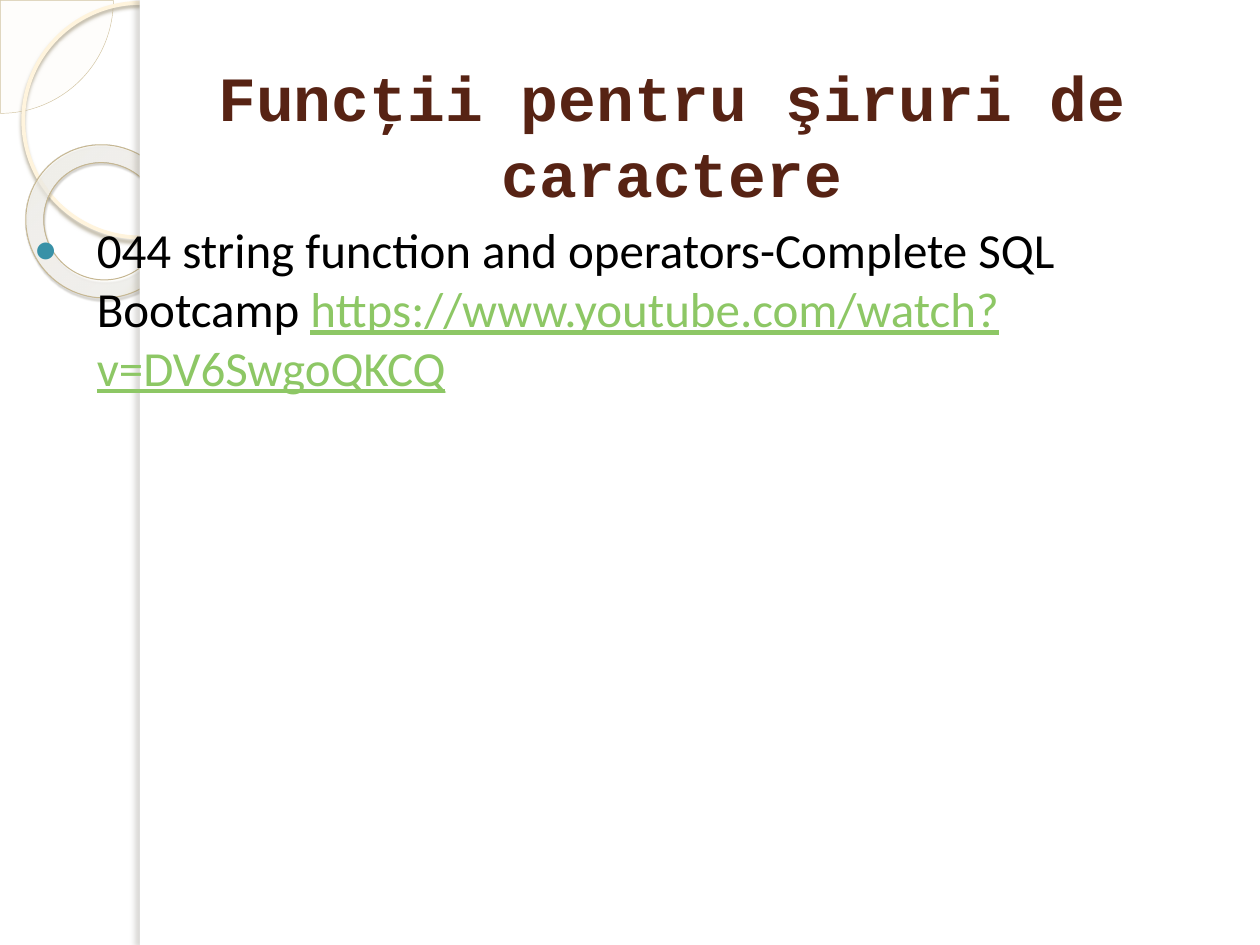
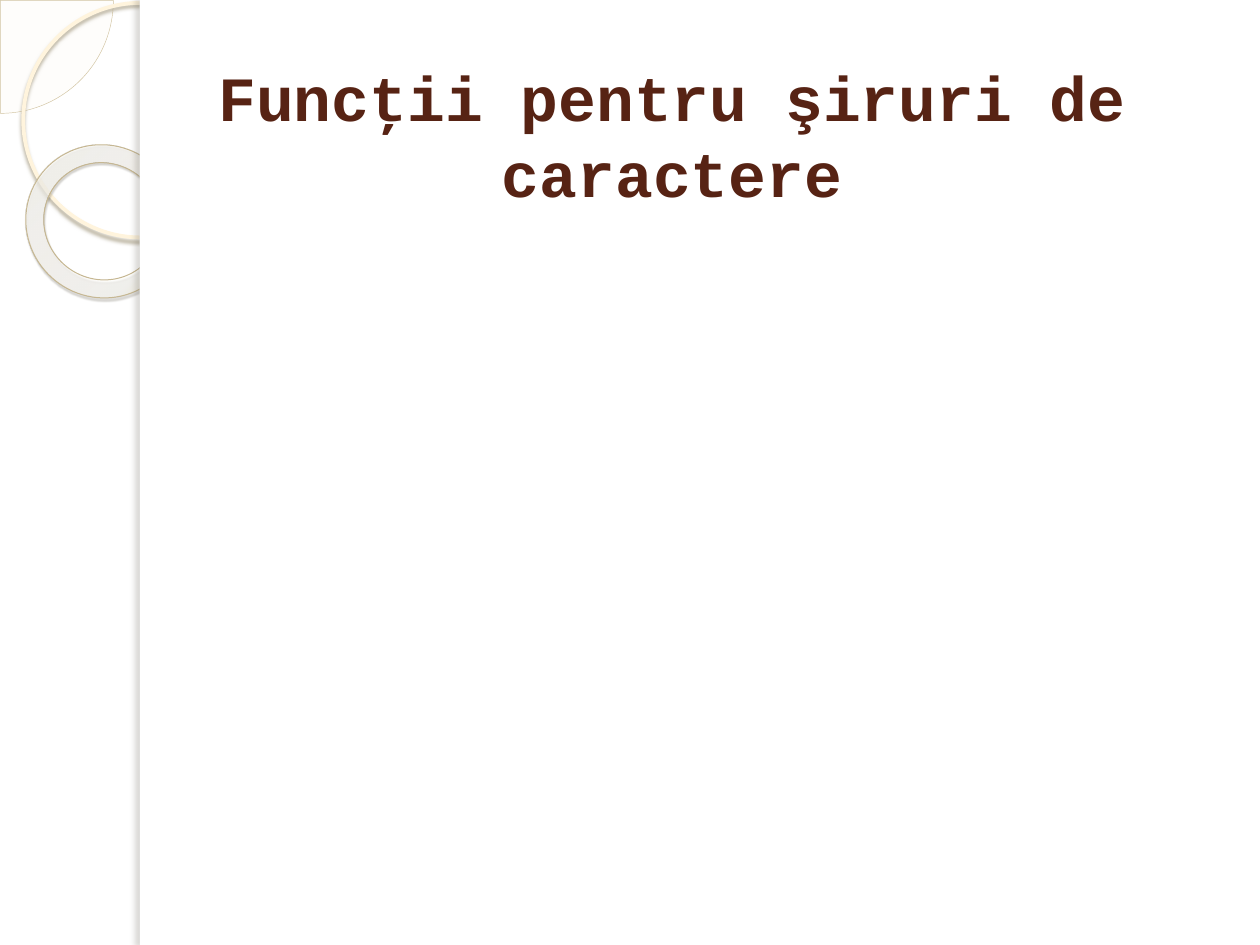
Before and after one commit to marinfotache/Baze-de-date-I, a slide deck: slide 11 of 11-13_SQL_Interogari - elemente de baza/12_SQL3_SELECT_Expresii si predicate.pptx. Drawn at 1260x945 pixels with LibreOffice and Linux fonts; fonts in the diff are those of the drawing; background and template pictures are left out. Boxes give left, top, right and bottom in pixels: in the first picture for what was removed or moved away, otherwise in the second. Text is boxed around its words. In the diff, an @@ line names an element or a change of style, - is before the commit and + after.

```diff
--- a/11-13_SQL_Interogari - elemente de baza/12_SQL3_SELECT_Expresii si predicate.pptx
+++ b/11-13_SQL_Interogari - elemente de baza/12_SQL3_SELECT_Expresii si predicate.pptx
@@ text removed at bbox=[97, 231, 1054, 395] @@
-● 044 string function and operators-Complete SQL Bootcamp https://www.youtube.com/watch?v=DV6SwgoQKCQ
```
Also in this commit, not shown: 5 other slides changed, 3 other files.
